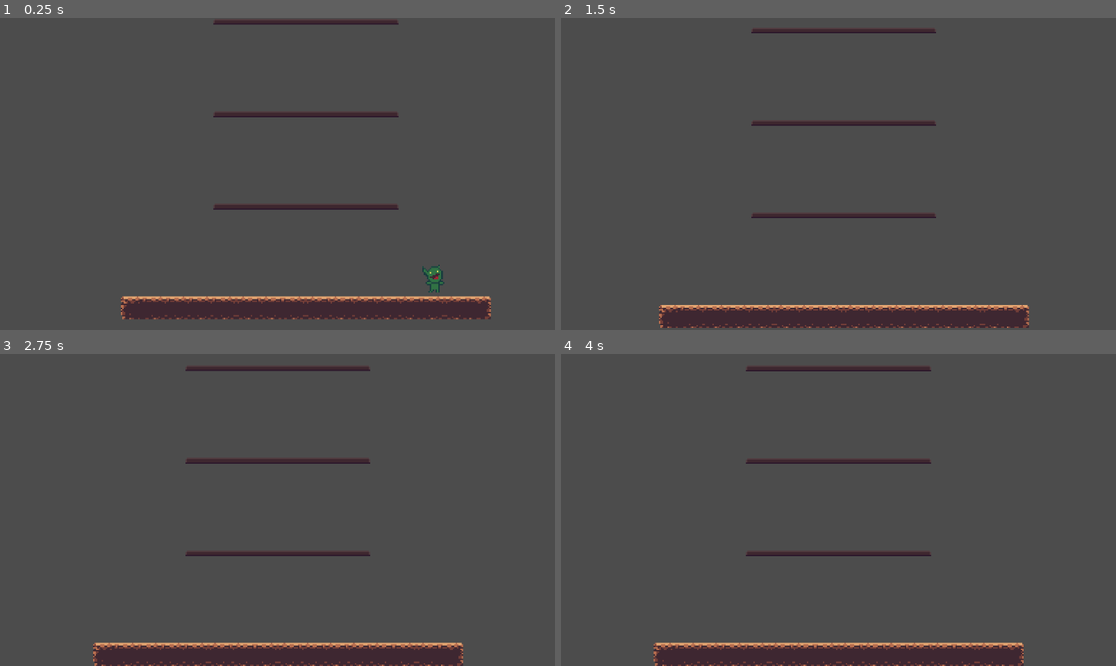
Above: before the commit, frames 1-4 (two rows, left to right).
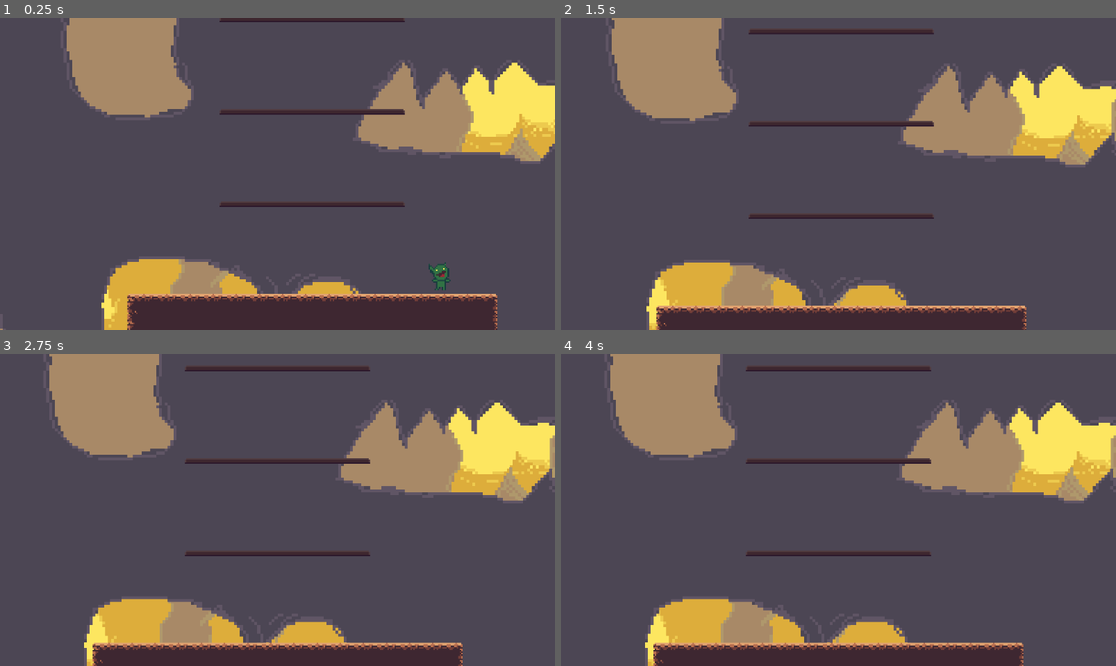
Above: after the commit, the same moments.

Repository: htimsekim/gobbo
Game: Godot game, scene res://src/Main/Game.tscn
Two runs of this game, one before a commit and one after it. Both use one fixed random seed, a clock stepped at 60 frames per second and the inputs below.
Inputs (mouse positions are in pixels of both pictures, inside the frame that each line leads up to):
- Up to frame 1 (0.25 s): no input
- Up to frame 2 (1.5 s): move the mouse to (960, 158) at 0.52 s; hold Right (move_right) 0.53-1.25 s; hold Ctrl (crouch) 0.53-1.25 s; click (960, 158) at 0.67 s; tap Space (jump) at 0.77 s; drag from (727, 189) to (810, 236) at 1.27 s
- Up to frame 3 (2.75 s): move the mouse to (333, 441) at 2.02 s; hold A (move_left) from 2.03 s (still down); hold Right mouse button (shoot) from 2.03 s (still down); tap Ctrl (crouch) at 2.3 s
- Up to frame 4 (4 s): release A (move_left) at 2.75 s; release Right mouse button (shoot) at 2.75 s; tap Enter at 2.75 s; drag from (810, 572) to (672, 463) at 2.77 s; tap Space (jump) at 3.5, 3.77 s; move the mouse to (1005, 556) at 3.52 s; hold Right (move_right) from 3.53 s (still down); hold Ctrl (crouch) from 3.53 s (still down)

The runs differ from the first frame. In frame 1, 24% of the frame differs, in the area x 0-100%, y 0-100%; in frame 2, 22%; in frame 3, 21%; in frame 4, 21%.

Commit message:
camera smoothing

Diff:
--- a/src/Main/Game.gd
+++ b/src/Main/Game.gd
@@ -1,6 +1,7 @@
 extends Node
 
 const levelResource = "res://src/levels/verttest.tscn"
+#const levelResource = "res://src/levels/gobtown.tscn"
 
 func _ready():
 	full_screen() #comment this code out to run the game in a window
--- a/src/Objects/Player.gd
+++ b/src/Objects/Player.gd
@@ -46,11 +46,12 @@
 	var targetinc = 1
 
 	Global.camera.position = position
-
-	if _velocity.y !=0:
-		Global.camera.smoothing_speed = 2
+	#adjusts camera smoothing based on player speed (prevents player falling offscreen etc)
+	var activespeed = abs(max(_velocity.x, _velocity.y))
+	if activespeed !=0:
+		Global.camera.smoothing_speed = activespeed/100
 	else:
-		Global.camera.smoothing_speed = .75
+		Global.camera.smoothing_speed = 1
 
 	if direction.x !=0: #apply friction(1) and acceleration(.2)
 		_velocity.x = lerp(_velocity.x, direction.x * speed.x, .2)
--- a/src/levels/verttest.tscn
+++ b/src/levels/verttest.tscn
@@ -1,6 +1,9 @@
-[gd_scene load_steps=2 format=2]
+[gd_scene load_steps=5 format=2]
 
 [ext_resource path="res://src/levels/template.tscn" type="PackedScene" id=1]
+[ext_resource path="res://assets/art/backgrounds/cavebg_f.png" type="Texture" id=2]
+[ext_resource path="res://assets/art/backgrounds/cavebg_m.png" type="Texture" id=3]
+[ext_resource path="res://assets/art/backgrounds/cavebg_b.png" type="Texture" id=4]
 
 [node name="verttest" type="Node2D"]
 
@@ -13,9 +16,33 @@
 tile_data = PoolIntArray( -3014658, 8, 0, -3014657, 8, 1, -3080192, 8, 1, -3080191, 8, 1, -3080190, 8, 1, -3080189, 8,  …(1517 unchanged characters)…
 
 [node name="collision" parent="level/tilemaps" index="5"]
-tile_data = PoolIntArray( 393210, 10, 196608, 393211, 10, 196609, 393212, 10, 196609, 393213, 10, 196609, 393214, 10, 196609, 393215, 10, 262145, 327680, 10, 262145, 327681, 10, 196609, 327682, 10, 262145, 327683, 10, 262145, 327684, 10, 262145, 327685, 10, 262145, 327686, 10, 262145, 327687, 10, 196609, 327688, 10, 262145, 327689, 10, 196610 )
+tile_data = PoolIntArray( 393210, 10, 0, 393211, 10, 1, 393212, 10, 1, 393213, 10, 1, 393214, 10, 1, 393215, 10, 1, 327680, 10, 1, 327681, 10, 1, 327682, 10, 1, 327683, 10, 1, 327684, 10, 1, 327685, 10, 1, 327686, 10, 1, 327687, 10, 1, 327688, 10, 1, 327689, 10, 2, 458746, 10, 131072, 458747, 10, 131073, 458748, 10, 131073, 458749, 10, 131073, 458750, 10, 131073, 458751, 10, 131073, 393216, 10, 131073, 393217, 10, 131073, 393218, 10, 131073, 393219, 10, 131073, 393220, 10, 131073, 393221, 10, 131073, 393222, 10, 131073, 393223, 10, 131073, 393224, 10, 131073, 393225, 10, 131074 )
 
 [node name="spawna" type="Node2D" parent="level/spawns" index="0"]
 position = Vector2( 119.582, 43.0497 )
 
+[node name="bg" parent="level/ParallaxBackground" index="0"]
+motion_scale = Vector2( 0.1, 0.1 )
+
+[node name="Sprite" parent="level/ParallaxBackground/bg" index="0"]
+texture = ExtResource( 4 )
+region_enabled = true
+region_rect = Rect2( 0, 0, 720, 1440 )
+
+[node name="mg" parent="level/ParallaxBackground" index="1"]
+motion_scale = Vector2( 0.3, 0.2 )
+
+[node name="Sprite" parent="level/ParallaxBackground/mg" index="0"]
+texture = ExtResource( 3 )
+region_enabled = true
+region_rect = Rect2( 0, 0, 720, 1440 )
+
+[node name="fg" parent="level/ParallaxBackground" index="2"]
+motion_scale = Vector2( 0.5, 0.3 )
+
+[node name="Sprite" parent="level/ParallaxBackground/fg" index="0"]
+texture = ExtResource( 2 )
+region_enabled = true
+region_rect = Rect2( 0, 0, 720, 1440 )
+
 [editable path="level"]
